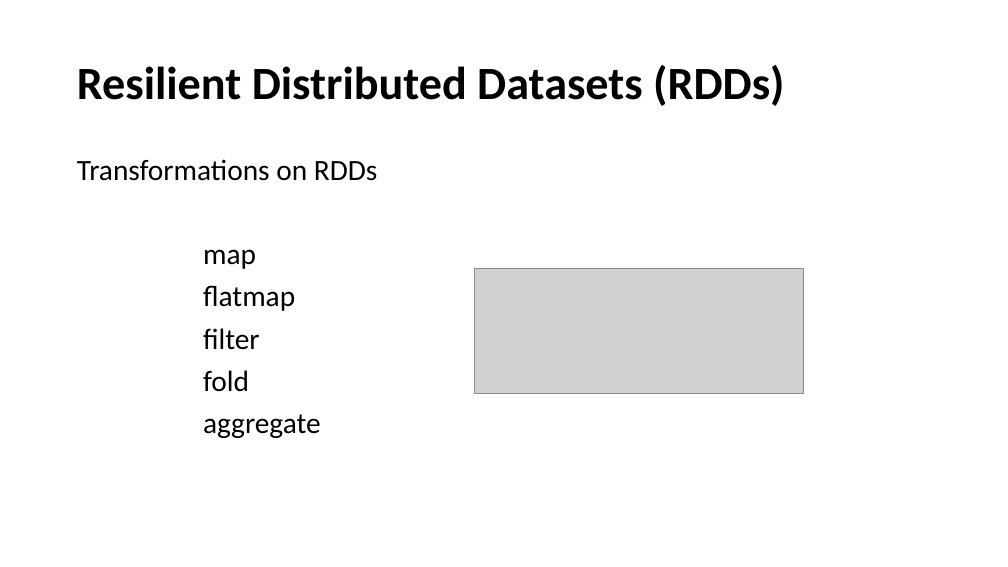
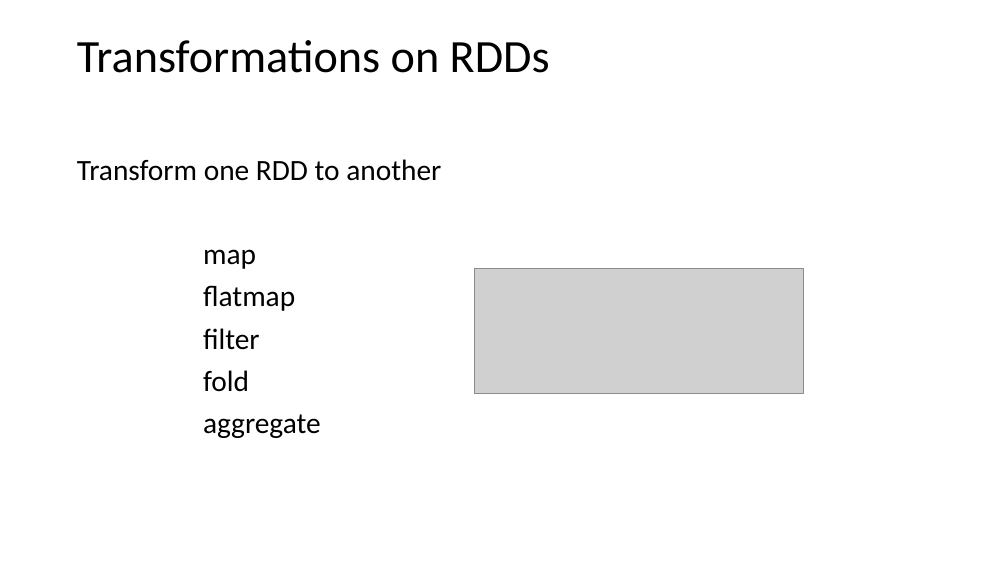
Before and after one commit to marilynwaldman/course, a slide deck: slide 9 of spark/03-RDDs/01-BasicRdds.pptx (slide 7 before the commit). Drawn at 1008x567 pixels with LibreOffice and Linux fonts; fonts in the diff are those of the drawing; grey boxes stand for pictures. Boxes give left, top, right and bottom in pixels: in the first picture for what was removed or moved away, otherwise in the second. Text is boxed around its words. In the diff, an @@ line names an element or a change of style, - is before the commit and + after.

```diff
--- a/spark/03-RDDs/01-BasicRdds.pptx
+++ b/spark/03-RDDs/01-BasicRdds.pptx
@@ title at [77, 40, 550, 73]: text changed; bold off @@
-Resilient Distributed Datasets (RDDs)
+Transformations on RDDs
@@ text at [77, 159, 441, 181]: text changed @@
-Transformations on RDDs
+Transform one RDD to another
```
Also in this commit, not shown: 2 other slides changed, 4 slides added, 9 other files.
